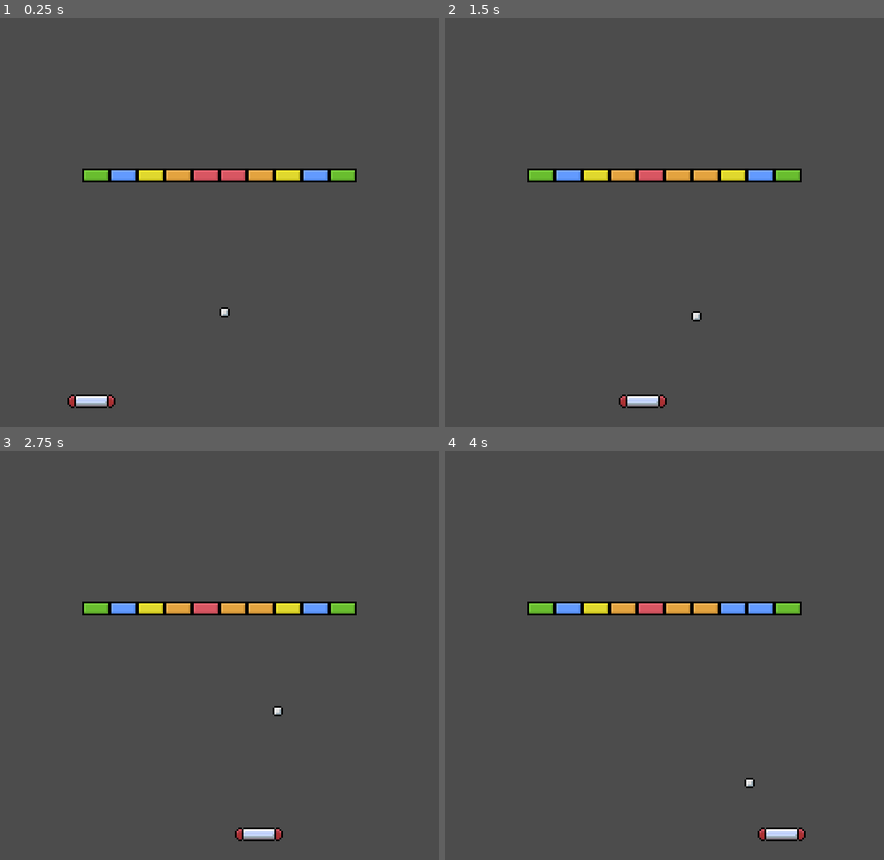
Above: before the commit, frames 1-4 (two rows, left to right).
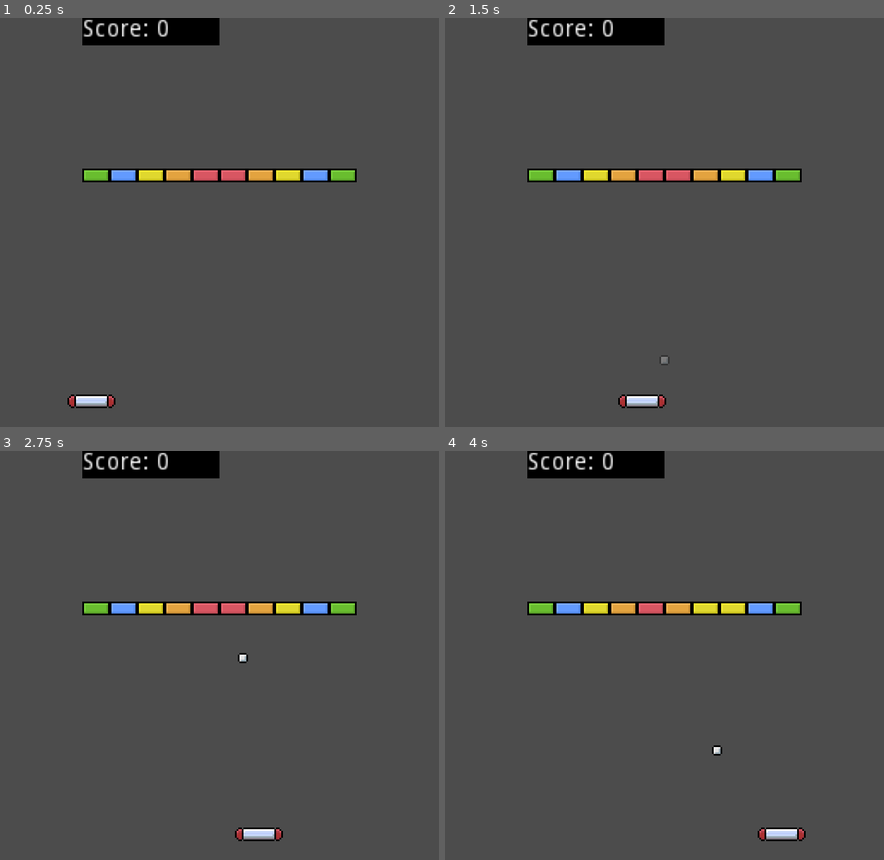
Above: after the commit, the same moments.

Repository: Natumia/Bustout
Game: Godot game, scene res://System/SceneManager.tscn
The game is run twice, just before and just after one commit, with the same random seed, the same clock (stepped at 60 frames per second) and the same inputs. Before the commit the project starts from res://Levels/Level_1.tscn.
Inputs (mouse positions are in pixels of both pictures, inside the frame that each line leads up to):
- Up to frame 1 (0.25 s): no input
- Up to frame 2 (1.5 s): tap Enter (ui_accept) at 0.5, 0.77, 0.8, 1.07, 1.35 s; move the mouse to (761, 202) at 0.52 s; hold End (ui_end) 0.53-1.28 s; move the mouse to (576, 242) at 1.27 s
- Up to frame 3 (2.75 s): tap Enter (ui_accept) at 1.52, 1.82, 2.3 s; tap End (ui_end) at 1.55 s; move the mouse to (263, 565) at 2.02 s; hold End (ui_end) from 2.03 s (still down)
- Up to frame 4 (4 s): move the mouse to (642, 737) at 2.77 s; release End (ui_end) at 2.78 s; tap End (ui_end) at 2.85 s; tap Enter (ui_accept) at 3.02, 3.32 s; move the mouse to (796, 716) at 3.52 s; hold Enter (ui_accept) from 3.53 s (still down)

The runs differ from the first frame. In frame 1, 2.1% of the frame differs, in the area x 18-53%, y 0-74%; in frame 2, 2.3%; in frame 3, 2.3%; in frame 4, 2.4%, in the area x 18-71%, y 0-83%.

Commit message:
Levels have a ball spawn system and check for balls in scene. Ball now has an animation for its spawn. Ball no longer is part of the scene, it is an instance of the level with speed based on what the level is set at. Mouse no longer confined because it was just annoying. Main scene is set to the scene manager now because level_1 is almost complete. Scene manager can now access the Level spawn function, check for balls, and move to next level if there is one present.

Diff:
--- a/Ball/Ball.gd
+++ b/Ball/Ball.gd
@@ -1,21 +1,28 @@
 extends RigidBody2D
 
-export var levelSpeed = 50
+onready var animPlayer = $AnimationPlayer
+
+var ballSpeed = 50
 
 func _ready():
-	levelSpeed = clamp(levelSpeed, 120, 200)
+	ballSpeed = clamp(ballSpeed, 120, 200)
 	randomize()
-	start_ball()
+	animPlayer.play("Spawn")
 
 func start_ball():
-	linear_velocity.y = -levelSpeed
+	linear_velocity.y = -ballSpeed
 	linear_velocity.x = rand_range(-20, 20)
 
 func _on_Area2D_body_entered(body):
 	if body.is_in_group("Brick"):
-		body.health = body.health - 1
+		if body.health > 1:
+			body.health = body.health - 1
+		else:
+			body.queue_free()
+	if body.is_in_group("LoseBall"):
+		self.queue_free()
 
 func _integrate_forces(state):
 	rotation_degrees = 0
-	if state.linear_velocity.length() > levelSpeed:
-		state.linear_velocity = state.linear_velocity.normalized() * levelSpeed
+	if state.linear_velocity.length() > ballSpeed:
+		state.linear_velocity = state.linear_velocity.normalized() * ballSpeed
--- a/Ball/Ball.tscn
+++ b/Ball/Ball.tscn
@@ -7,10 +7,67 @@
 friction = 0.0
 bounce = 1.0
 
+[sub_resource type="Animation" id=10]
+length = 0.001
+tracks/0/type = "value"
+tracks/0/path = NodePath(".:modulate")
+tracks/0/interp = 1
+tracks/0/loop_wrap = true
+tracks/0/imported = false
+tracks/0/enabled = true
+tracks/0/keys = {
+"times": PoolRealArray( 0 ),
+"transitions": PoolRealArray( 1 ),
+"update": 0,
+"values": [ Color( 1, 1, 1, 1 ) ]
+}
+
+[sub_resource type="Animation" id=11]
+resource_name = "Spawn"
+length = 1.3
+tracks/0/type = "value"
+tracks/0/path = NodePath(".:modulate")
+tracks/0/interp = 1
+tracks/0/loop_wrap = true
+tracks/0/imported = false
+tracks/0/enabled = true
+tracks/0/keys = {
+"times": PoolRealArray( 0, 0.2, 0.4, 0.6, 0.8, 1, 1.2, 1.3 ),
+"transitions": PoolRealArray( 1, 1, 1, 1, 1, 1, 1, 1 ),
+"update": 0,
+"values": [ Color( 1, 1, 1, 0.784314 ), Color( 1, 1, 1, 0.27451 ), Color( 1, 1, 1, 0.784314 ), Color( 1, 1, 1, 0.27451 ), Color( 1, 1, 1, 0.784314 ), Color( 1, 1, 1, 0.27451 ), Color( 1, 1, 1, 0.784314 ), Color( 1, 1, 1, 1 ) ]
+}
+tracks/1/type = "value"
+tracks/1/path = NodePath("CollisionShape2D:disabled")
+tracks/1/interp = 1
+tracks/1/loop_wrap = true
+tracks/1/imported = false
+tracks/1/enabled = true
+tracks/1/keys = {
+"times": PoolRealArray( 0, 1.3 ),
+"transitions": PoolRealArray( 1, 1 ),
+"update": 1,
+"values": [ true, false ]
+}
+tracks/2/type = "method"
+tracks/2/path = NodePath(".")
+tracks/2/interp = 1
+tracks/2/loop_wrap = true
+tracks/2/imported = false
+tracks/2/enabled = true
+tracks/2/keys = {
+"times": PoolRealArray( 1.2 ),
+"transitions": PoolRealArray( 1 ),
+"values": [ {
+"args": [  ],
+"method": "start_ball"
+} ]
+}
+
 [sub_resource type="CircleShape2D" id=9]
 radius = 3.16228
 
-[node name="Ball" type="RigidBody2D"]
+[node name="Ball" type="RigidBody2D" groups=["Ball"]]
 physics_material_override = SubResource( 8 )
 gravity_scale = 0.0
 linear_damp = 0.0
@@ -25,8 +82,13 @@
 texture = ExtResource( 2 )
 centered = false
 
+[node name="AnimationPlayer" type="AnimationPlayer" parent="."]
+anims/RESET = SubResource( 10 )
+anims/Spawn = SubResource( 11 )
+
 [node name="CollisionShape2D" type="CollisionShape2D" parent="."]
 shape = SubResource( 9 )
+disabled = true
 
 [node name="Area2D" type="Area2D" parent="."]
 
--- a/Bricks/Brick.gd
+++ b/Bricks/Brick.gd
@@ -2,12 +2,7 @@
 
 export var health = 1 setget _set_health
 
-func _ready():
-	pass
-
 func _set_health(value):
 	health = value
-	if health == 0:
-		queue_free()
-	elif get_node_or_null("Sprite") != null:
+	if get_node_or_null("Sprite") != null:
 		$Sprite.set_frame(health - 1)
--- /dev/null
+++ b/Levels/LevelGenerics/Levels.gd
@@ -0,0 +1,15 @@
+extends Node2D
+
+onready var ballScene = preload("res://Ball/Ball.tscn")
+
+export var levelSpeed = 80
+
+func spawn_ball():
+	var ball = ballScene.instance()
+	add_child(ball)
+	ball.set_position(Vector2(128, 200))
+	ball.ballSpeed = levelSpeed
+
+func check_balls():
+	var ballCount = get_tree().get_nodes_in_group("Ball").size()
+	return ballCount
--- /dev/null
+++ b/Levels/LevelGenerics/LoseBall.tscn
@@ -0,0 +1,6 @@
+[gd_scene format=2]
+
+[node name="LoseBall" type="StaticBody2D" groups=["LoseBall"]]
+
+[node name="CollisionPolygon2D" type="CollisionPolygon2D" parent="."]
+polygon = PoolVector2Array( -16, -16, 272, -16, 272, 256, -16, 256, -16, -40, -48, -40, -48, 280, 304, 280, 304, -40, -16, -40 )
--- a/Levels/Level_1.tscn
+++ b/Levels/Level_1.tscn
@@ -1,15 +1,12 @@
-[gd_scene load_steps=4 format=2]
+[gd_scene load_steps=5 format=2]
 
 [ext_resource path="res://Player/Player.tscn" type="PackedScene" id=1]
-[ext_resource path="res://Ball/Ball.tscn" type="PackedScene" id=2]
+[ext_resource path="res://Levels/LevelGenerics/LoseBall.tscn" type="PackedScene" id=2]
 [ext_resource path="res://Bricks/Brick.tscn" type="PackedScene" id=3]
+[ext_resource path="res://Levels/LevelGenerics/Levels.gd" type="Script" id=4]
 
 [node name="Level_1" type="Node2D"]
-
-[node name="Ball" parent="." instance=ExtResource( 2 )]
-position = Vector2( 128, 200 )
-continuous_cd = 2
-levelSpeed = 80
+script = ExtResource( 4 )
 
 [node name="Bricks" type="Node2D" parent="."]
 
@@ -54,7 +51,4 @@
 [node name="Player" parent="." instance=ExtResource( 1 )]
 position = Vector2( 128, 224 )
 
-[node name="StaticBody2D" type="StaticBody2D" parent="."]
-
-[node name="CollisionPolygon2D" type="CollisionPolygon2D" parent="StaticBody2D"]
-polygon = PoolVector2Array( 0, 0, 256, 0, 256, 240, 0, 240, 0, -24, -32, -24, -32, 264, 288, 264, 288, -24, 0, -24 )
+[node name="LoseBall" parent="." instance=ExtResource( 2 )]
--- a/Player/Player.gd
+++ b/Player/Player.gd
@@ -1,21 +1,9 @@
 extends KinematicBody2D
-
-onready var tween = $Tween
 
 var velocity = Vector2.ZERO
 var mousePos = Vector2.ZERO
 
 var maxSpeed =  300
-
-# This will need to be set in the Scene Manager and Accessed with the
-# Pause Button.
-func _ready():
-	Input.set_mouse_mode(Input.MOUSE_MODE_CONFINED)
-
-# This allows me to escape out of game confinement.
-func _input(event):
-	if event.is_action_pressed("ui_cancel"):
-		Input.set_mouse_mode(Input.MOUSE_MODE_VISIBLE)
 
 func _physics_process(_delta):
 	velocity = Vector2.ZERO
--- a/Player/Player.tscn
+++ b/Player/Player.tscn
@@ -12,5 +12,3 @@
 [node name="CollisionPolygon2D" type="CollisionPolygon2D" parent="."]
 position = Vector2( -128, -216 )
 polygon = PoolVector2Array( 119, 212, 137, 212, 141, 214, 142, 218, 138, 220, 118, 220, 114, 218, 115, 214 )
-
-[node name="Tween" type="Tween" parent="."]
--- /dev/null
+++ b/System/SceneManager.gd
@@ -0,0 +1,22 @@
+extends Node2D
+
+var currentLevel = null
+
+func _ready():
+	currentLevel = $CurrentLevel.get_children()[0]
+
+func goto_next_level():
+	var levelNumber = int(currentLevel.name)
+	if !ResourceLoader.exists(str("res://Levels/Level_", levelNumber + 1, ".tscn")):
+		print("Next level not found!")
+	else:
+		var nextLevel = load(str("res://Levels/Level_", levelNumber + 1, ".tscn")).instance()
+		currentLevel.queue_free()
+		$CurrentLevel.add_child(nextLevel)
+		currentLevel = $CurrentLevel.get_node(str("Level_", levelNumber + 1))
+
+func _input(event):
+	if event.is_action_pressed("ui_accept") and currentLevel.check_balls() == 0:
+		currentLevel.spawn_ball()
+	if event.is_action_pressed("ui_end"):
+		goto_next_level()
--- /dev/null
+++ b/System/SceneManager.tscn
@@ -0,0 +1,25 @@
+[gd_scene load_steps=3 format=2]
+
+[ext_resource path="res://Levels/Level_1.tscn" type="PackedScene" id=1]
+[ext_resource path="res://System/SceneManager.gd" type="Script" id=2]
+
+[node name="SceneManager" type="Node2D"]
+script = ExtResource( 2 )
+
+[node name="CurrentLevel" type="Node2D" parent="."]
+
+[node name="Level_1" parent="CurrentLevel" instance=ExtResource( 1 )]
+
+[node name="GUI" type="CanvasLayer" parent="."]
+
+[node name="Score" type="RichTextLabel" parent="GUI"]
+margin_left = 48.0
+margin_right = 128.0
+margin_bottom = 16.0
+text = "Score: 0"
+
+[node name="ColorRect" type="ColorRect" parent="GUI/Score"]
+show_behind_parent = true
+margin_right = 80.0
+margin_bottom = 16.0
+color = Color( 0, 0, 0, 1 )
--- a/project.godot
+++ b/project.godot
@@ -11,7 +11,7 @@
 [application]
 
 config/name="Breakout"
-run/main_scene="res://Levels/Level_1.tscn"
+run/main_scene="res://System/SceneManager.tscn"
 config/icon="res://icon.png"
 
 [display]
Not shown: 1 places in Ball/Ball.tscn that only renumber resources
